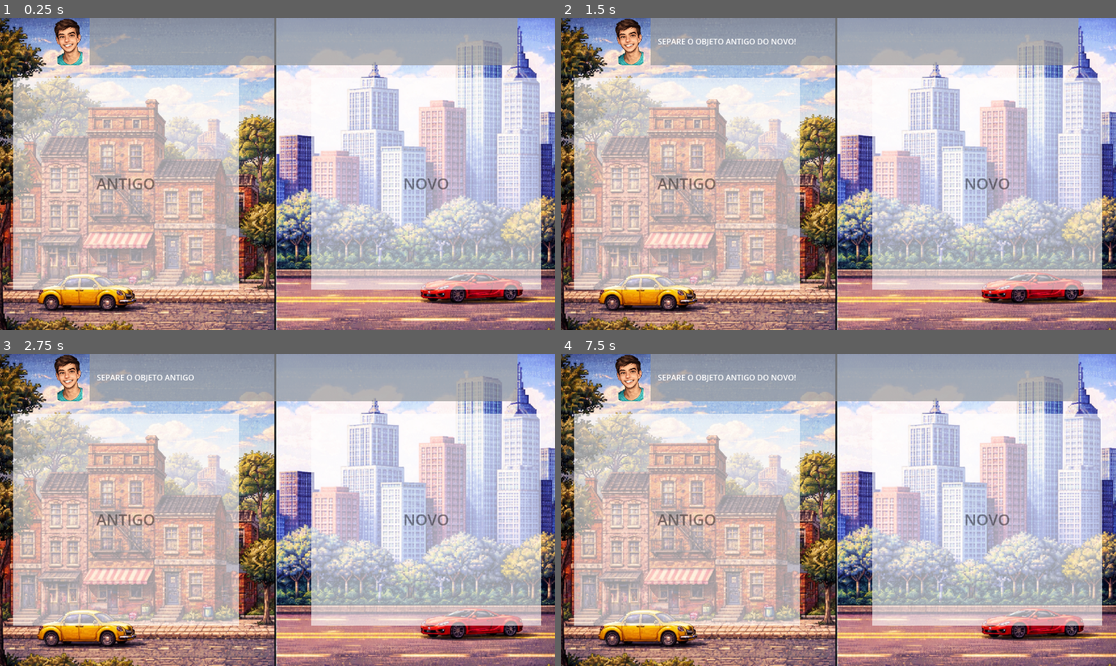
Above: before the commit, frames 1-4 (two rows, left to right).
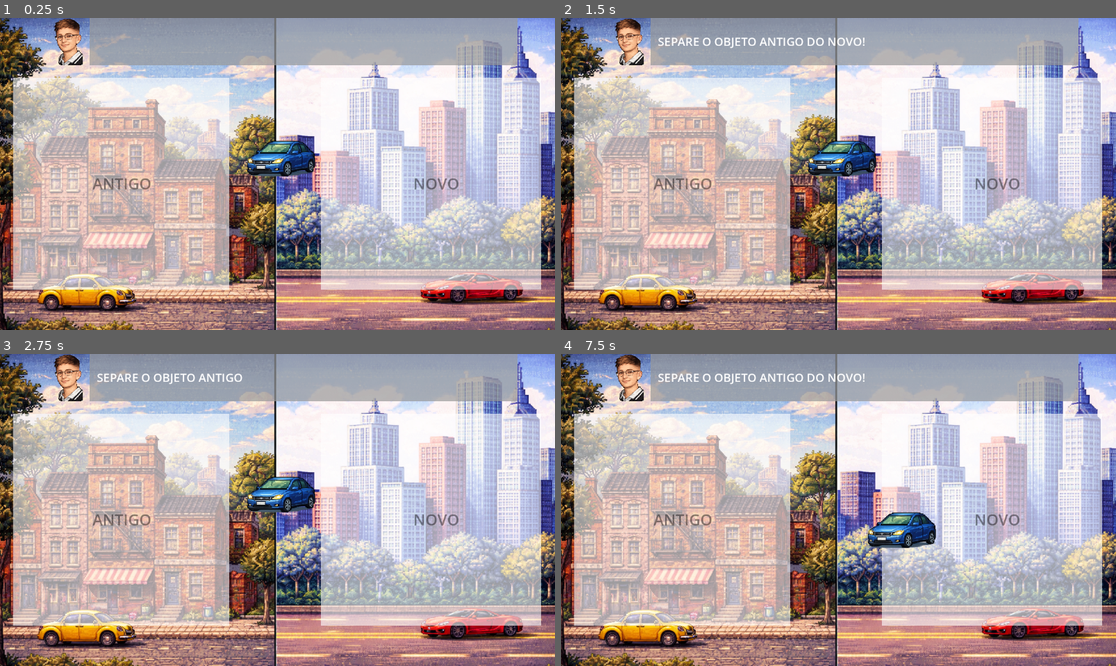
Above: after the commit, the same moments.

Repository: otavioDev07/Luz-do-Tempo
Game: Godot game, scene res://scenes/fase1_1/fase_1_1.tscn
The game is run twice, just before and just after one commit, with the same random seed, the same clock (stepped at 60 frames per second) and the same inputs. The project has no main scene, so this scene is started directly. Sound files missing from this copy of the repository are replaced by a short silence.
Inputs (mouse positions are in pixels of both pictures, inside the frame that each line leads up to):
- Up to frame 1 (0.25 s): no input
- Up to frame 2 (1.5 s): click (627, 42) at 0.5 s; click (627, 42) at 1.25 s
- Up to frame 3 (2.75 s): click (66, 378) at 2 s
- Up to frame 4 (7.5 s): tap Enter at 2.75, 4.25, 5.75 s; move the mouse to (960, 494) at 2.77 s; click (960, 494) at 2.92 s; tap Space at 3.5, 5, 6.5 s; move the mouse to (727, 525) at 3.52 s; click (727, 525) at 3.67 s; move the mouse to (894, 441) at 4.27 s; click (894, 441) at 4.42 s; move the mouse to (810, 572) at 5.02 s; click (810, 572) at 5.17 s; move the mouse to (1005, 556) at 5.77 s; click (1005, 556) at 5.92 s; move the mouse to (672, 463) at 6.52 s; click (672, 463) at 6.67 s; move the mouse to (866, 510) at 7.27 s; click (866, 510) at 7.42 s

The runs differ from the first frame. In frame 1, 3.9% of the frame differs, in the area x 9-83%, y 0-88%; in frame 2, 4.4%; in frame 3, 4.3%; in frame 4, 4.3%.

Commit message:
fase 1.1
falta apenas a pontuaçao da fase

Diff:
--- a/scenes/fase1_1/fase_1_1.tscn
+++ b/scenes/fase1_1/fase_1_1.tscn
@@ -3,15 +3,17 @@
 [ext_resource type="Texture2D" uid="uid://pe5olgughfyy" path="res://sprites/telas/fase1.1.png" id="1_8uqkd"]
 [ext_resource type="Script" uid="uid://cp7v50xq3ue84" path="res://scripts/fase1_1/fase_1_1.gd" id="1_a0pa6"]
 [ext_resource type="PackedScene" uid="uid://cj4x1ts75y4p3" path="res://scenes/reusable/avatar.tscn" id="2_12vh4"]
+[ext_resource type="PackedScene" uid="uid://7xw4be8r1mi8" path="res://scenes/fase1_1/objeto.tscn" id="3_hnqy5"]
 
 [sub_resource type="RectangleShape2D" id="RectangleShape2D_a0pa6"]
-size = Vector2(469, 440)
+size = Vector2(449, 440)
 
 [sub_resource type="RectangleShape2D" id="RectangleShape2D_hnqy5"]
-size = Vector2(477, 440)
+size = Vector2(457, 440)
 
 [node name="fase1_1" type="Node2D" unique_id=621124407]
 script = ExtResource("1_a0pa6")
+cena_objeto_base = ExtResource("3_hnqy5")
 
 [node name="background" type="TextureRect" parent="." unique_id=1933537374]
 offset_right = 1152.0
@@ -27,26 +29,26 @@
 
 [node name="CollisionShape2D" type="CollisionShape2D" parent="Antigo" unique_id=1468517770]
 z_index = 2
-position = Vector2(261.5, 344)
+position = Vector2(251.5, 344)
 shape = SubResource("RectangleShape2D_a0pa6")
 
 [node name="novo" type="Area2D" parent="." unique_id=662449288 groups=["novo"]]
 
 [node name="CollisionShape2D" type="CollisionShape2D" parent="novo" unique_id=2039840601]
 z_index = 2
-position = Vector2(884.5, 344)
+position = Vector2(894.5, 344)
 shape = SubResource("RectangleShape2D_hnqy5")
 
 [node name="caixaAntigo" type="ColorRect" parent="." unique_id=1768050086]
 offset_left = 27.0
 offset_top = 124.0
-offset_right = 496.0
+offset_right = 476.0
 offset_bottom = 564.0
 color = Color(1, 1, 1, 0.6039216)
 
 [node name="Label" type="Label" parent="caixaAntigo" unique_id=454449366]
 layout_mode = 0
-offset_right = 468.0
+offset_right = 453.0
 offset_bottom = 439.0
 theme_override_colors/font_color = Color(0.012617188, 0.012617188, 0.012617188, 0.44313726)
 theme_override_font_sizes/font_size = 32
@@ -56,7 +58,7 @@
 uppercase = true
 
 [node name="caixaNovo" type="ColorRect" parent="." unique_id=191423426]
-offset_left = 646.0
+offset_left = 666.0
 offset_top = 124.0
 offset_right = 1123.0
 offset_bottom = 564.0
@@ -64,6 +66,7 @@
 
 [node name="Label" type="Label" parent="caixaNovo" unique_id=859783347]
 layout_mode = 0
+offset_left = 3.0
 offset_right = 477.0
 offset_bottom = 440.0
 theme_override_colors/font_color = Color(0.011764706, 0.011764706, 0.011764706, 0.44313726)
--- /dev/null
+++ b/scenes/fase1_1/objeto.tscn
@@ -0,0 +1,18 @@
+[gd_scene format=3 uid="uid://7xw4be8r1mi8"]
+
+[ext_resource type="Script" uid="uid://c1ubw5lx68suh" path="res://scripts/fase1_1/objeto.gd" id="1_g445o"]
+
+[sub_resource type="RectangleShape2D" id="RectangleShape2D_mie66"]
+size = Vector2(100.25, 100)
+
+[node name="objeto" type="Area2D" unique_id=1023884965]
+script = ExtResource("1_g445o")
+
+[node name="Sprite2D" type="Sprite2D" parent="." unique_id=1644491579]
+position = Vector2(-1.1444092e-05, -1.1444092e-05)
+scale = Vector2(0.20131844, 0.1675084)
+centered = false
+
+[node name="CollisionShape2D" type="CollisionShape2D" parent="." unique_id=255585988]
+position = Vector2(49.875, 50)
+shape = SubResource("RectangleShape2D_mie66")
--- a/scenes/reusable/avatar.tscn
+++ b/scenes/reusable/avatar.tscn
@@ -32,6 +32,7 @@
 offset_right = 973.0
 offset_bottom = 98.0
 theme = SubResource("Theme_o2m63")
+theme_override_font_sizes/font_size = 24
 theme_override_styles/normal = SubResource("StyleBoxFlat_n3ngc")
 text = "Separe entre antigo e novo"
 vertical_alignment = 1
--- a/scripts/fase1_1/fase_1_1.gd
+++ b/scripts/fase1_1/fase_1_1.gd
@@ -1,32 +1,188 @@
 extends Node2D
 
-# 1. Indicamos o caminho EXATO de cada áudio dentro da pasta do projeto
-# O caminho sempre começa com "res://"
+@export var cena_objeto_base: PackedScene
 
-var imgavatar = preload("res://sprites/avatares/brenno.png")
+# --- CONFIGURAÇÃO DA ESTANTE ---
+# Altere estes valores para definir onde a "linha 1, coluna 1" de cada lado vai começar na sua tela
+var inicio_antigo: Vector2 = Vector2(27, 124)
+var inicio_novo: Vector2 = Vector2(670, 125)
+
+var espacamento_x: float = 150.0
+var espacamento_y: float = 150.0
+
+var total_antigo: int = 0
+var total_novo: int = 0
+
+
+# --- BANCO DE DADOS DE OBJETOS ---
+var lista_de_objetos = [
+	{
+		"nome": "Vela",
+		"tipo": "antigo",
+		"imagem": preload("res://sprites/objetos/vela.png"),
+		"usado": false
+	},
+	{
+		"nome": "Carroça",
+		"tipo": "antigo",
+		"imagem": preload("res://sprites/objetos/carroca.png"),
+		"usado": false
+	},
+	{
+		"nome": "Fogão",
+		"tipo": "antigo",
+		"imagem": preload("res://sprites/objetos/fogao.png"),
+		"usado": false
+	},
+	{
+		"nome": "Lampião ",
+		"tipo": "antigo",
+		"imagem": preload("res://sprites/objetos/lampiao.png"),
+		"usado": false
+	},
+	{
+		"nome": "Mapa",
+		"tipo": "antigo",
+		"imagem": preload("res://sprites/objetos/mapa.png"),
+		"usado": false
+	},
+	{
+		"nome": "Telefone Fixo",
+		"tipo": "antigo",
+		"imagem": preload("res://sprites/objetos/telefone_fixo.png"),
+		"usado": false
+	},
+	{
+		"nome": "Microondas",
+		"tipo": "novo",
+		"imagem": preload("res://sprites/objetos/microondas.png"),
+		"usado": false
+	},
+	{
+		"nome": "Poste",
+		"tipo": "novo",
+		"imagem": preload("res://sprites/objetos/poste.png"),
+		"usado": false
+	},
+	{
+		"nome": "Lâmpada",
+		"tipo": "novo",
+		"imagem": preload("res://sprites/objetos/lampada.png"),
+		"usado": false
+	},
+	{
+		"nome": "GPS",
+		"tipo": "novo",
+		"imagem": preload("res://sprites/objetos/gps.png"),
+		"usado": false
+	},
+	{
+		"nome": "Carro",
+		"tipo": "novo",
+		"imagem": preload("res://sprites/objetos/carro.png"),
+		"usado": false
+	},
+	{
+		"nome": "Tablet",
+		"tipo": "novo",
+		"imagem": preload("res://sprites/objetos/celular.png"),
+		"usado": false
+	}
+	# Adicione mais objetos copiando e colando os blocos {} acima
+]
+
+
+# --- VARIÁVEIS DO AVATAR ---
+var imgavatar = preload("res://sprites/avatares/adrian.png")
 var audio_instrucao = preload("res://sprites/audios/fase1_1/instrucao.mp3")
-var audio_acerto: AudioStream #= preload("res://pasta_dos_audios/acerto.mp3")
-var audio_erro: AudioStream # = preload("res://pasta_dos_audios/erro.mp3")
+
+# Remova o "#" da frente e coloque o caminho correto quando criar os áudios
+var audio_acerto: AudioStream # = preload("res://sprites/audios/fase1_1/acerto.mp3")
+var audio_erro: AudioStream # = preload("res://sprites/audios/fase1_1/erro.mp3")
+
 
 func _ready() -> void:
-	# O resto do código continua exatamente igual!
 	$Avatar.mudar_fala(
 		"Separe o objeto antigo do novo!",
 		audio_instrucao,
 		imgavatar,
 		true
 	)
+	sortear_novo_objeto()
 
-func _on_objeto_acertou() -> void:
+func sortear_novo_objeto() -> void:
+	var objetos_disponiveis = []
+	for objeto in lista_de_objetos:
+		if not objeto["usado"]:
+			objetos_disponiveis.append(objeto)
+
+	if objetos_disponiveis.size() == 0:
+		$Avatar.mudar_fala(
+			"Parabéns! Você organizou todos os objetos muito bem!",
+			audio_acerto,
+			null,
+			false
+		)
+		return
+
+	var objeto_sorteado = objetos_disponiveis.pick_random()
+	objeto_sorteado["usado"] = true
+
+	var novo_objeto = cena_objeto_base.instantiate()
+	add_child(novo_objeto)
+
+	# Posição onde o objeto aparece inicialmente (ideal ser no centro/embaixo da tela)
+	novo_objeto.global_position = Vector2(510, 250)
+
+	novo_objeto.configurar_objeto(
+		objeto_sorteado["nome"],
+		objeto_sorteado["tipo"],
+		objeto_sorteado["imagem"]
+	)
+
+# O objeto manda 'si mesmo' nesta função para sabermos quem mover
+func _on_objeto_acertou(objeto_instanciado: Node2D) -> void:
 	$Avatar.mudar_fala(
 		"Muito bem! Você acertou!",
 		audio_acerto,
+		null,
 		false
 	)
+
+	var coluna: int = 0
+	var linha: int = 0
+	var posicao_final: Vector2 = Vector2.ZERO
+
+	# Lógica Matemática para montar a estante de 3 colunas
+	if objeto_instanciado.grupo_correto == "antigo":
+		coluna = total_antigo % 3
+		linha = int(total_antigo / 3)
+
+		posicao_final.x = inicio_antigo.x + (coluna * espacamento_x)
+		posicao_final.y = inicio_antigo.y + (linha * espacamento_y)
+
+		total_antigo += 1
+
+	else:
+		coluna = total_novo % 3
+		linha = int(total_novo / 3)
+
+		posicao_final.x = inicio_novo.x + (coluna * espacamento_x)
+		posicao_final.y = inicio_novo.y + (linha * espacamento_y)
+
+		total_novo += 1
+
+	# Envia o objeto para a vaga calculada na estante
+	objeto_instanciado.global_position = posicao_final
+
+	# Aguarda 1 segundo e sorteia o próximo
+	await get_tree().create_timer(1.0).timeout
+	sortear_novo_objeto()
 
 func _on_objeto_errou() -> void:
 	$Avatar.mudar_fala(
 		"Tente novamente! Esse objeto pertence à outra caixa.",
 		audio_erro,
+		null,
 		false
 	)
--- /dev/null
+++ b/scripts/fase1_1/objeto.gd
@@ -0,0 +1,81 @@
+extends Area2D
+
+var arrastando: bool = false
+var posicao_inicial: Vector2
+
+# Variáveis de identidade
+var nome_do_objeto: String = ""
+var grupo_correto: String = ""
+
+# Variável nova: Impede que o jogador arraste de novo depois que acertar
+var fixado: bool = false
+
+func _ready() -> void:
+	pass
+
+
+func configurar_objeto(nome: String, tipo_grupo: String, textura: Texture2D) -> void:
+	nome_do_objeto = nome
+	grupo_correto = tipo_grupo
+	posicao_inicial = global_position
+	$Sprite2D.texture = textura
+
+	# Ajusta o tamanho da imagem para um máximo de 150 pixels na tela
+	if textura != null:
+		var tamanho_original = textura.get_size()
+		var tamanho_maximo = 150.0
+		var maior_lado = max(tamanho_original.x, tamanho_original.y)
+		var fator_escala = tamanho_maximo / maior_lado
+
+		$Sprite2D.scale = Vector2(fator_escala, fator_escala)
+		$CollisionShape2D.shape.size = tamanho_original * fator_escala
+
+func _process(_delta: float) -> void:
+	if arrastando:
+		global_position = get_global_mouse_position()
+
+# Essa função só funciona quando o mouse está EM CIMA do objeto
+func _input_event(_viewport: Node, event: InputEvent, _shape_idx: int) -> void:
+	if fixado:
+		return
+
+	# Detecta APENAS quando o jogador APERTA o botão esquerdo
+	if event is InputEventMouseButton and event.button_index == MOUSE_BUTTON_LEFT:
+		if event.pressed:
+			arrastando = true
+
+# Essa função ouve TUDO o que acontece na tela inteira
+func _input(event: InputEvent) -> void:
+	# Se o objeto estava sendo arrastado e o botão do mouse foi SOLTO em qualquer lugar
+	if arrastando and event is InputEventMouseButton and event.button_index == MOUSE_BUTTON_LEFT:
+		if not event.pressed:
+			arrastando = false
+			verificar_soltura()
+
+func verificar_soltura() -> void:
+	var areas_tocadas = get_overlapping_areas()
+	var acertou = false
+
+	for area in areas_tocadas:
+		if area.is_in_group(grupo_correto):
+			acertou = true
+			fixado = true # Trava o objeto
+
+			# Desliga a colisão de forma segura para não atrapalhar outros objetos
+			$CollisionShape2D.set_deferred("disabled", true)
+
+			# Avisa a Fase 1.1 e manda a si mesmo (self) como parâmetro
+			if get_parent().has_method("_on_objeto_acertou"):
+				get_parent()._on_objeto_acertou(self)
+
+			break
+
+		elif area.is_in_group("antigo") or area.is_in_group("novo"):
+			if get_parent().has_method("_on_objeto_errou"):
+				get_parent()._on_objeto_errou()
+
+			global_position = posicao_inicial
+			break
+
+	if not acertou and areas_tocadas.size() == 0:
+		global_position = posicao_inicial
Not shown, added: scripts/fase1_1/objeto.gd.uid
